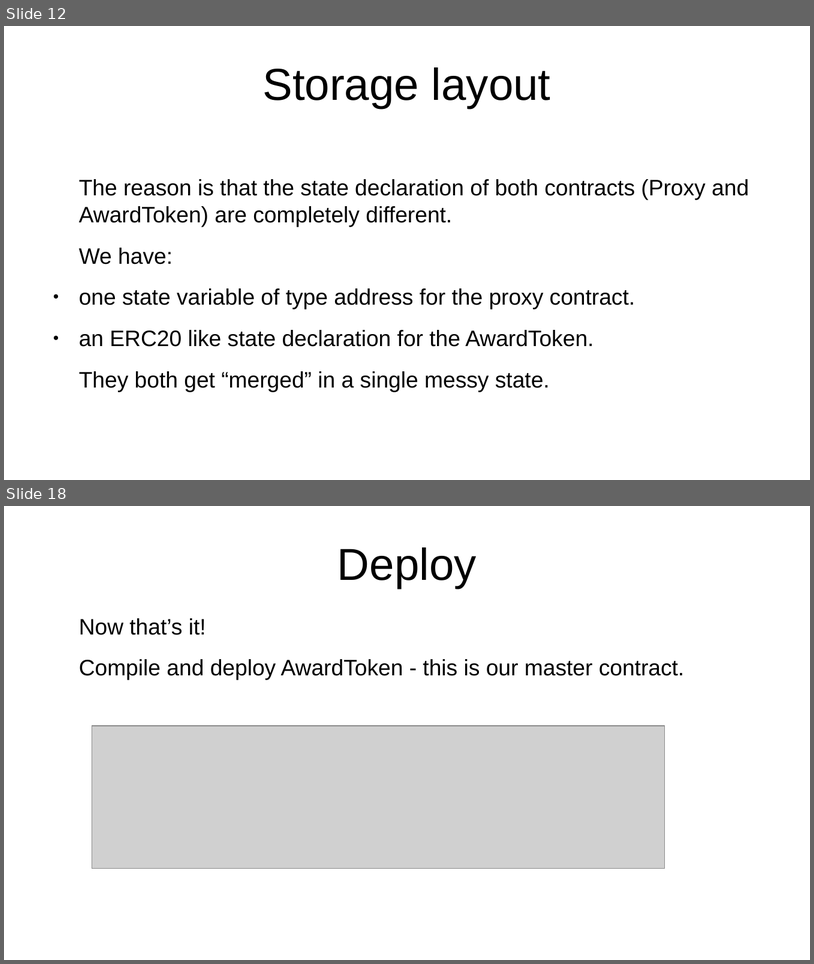
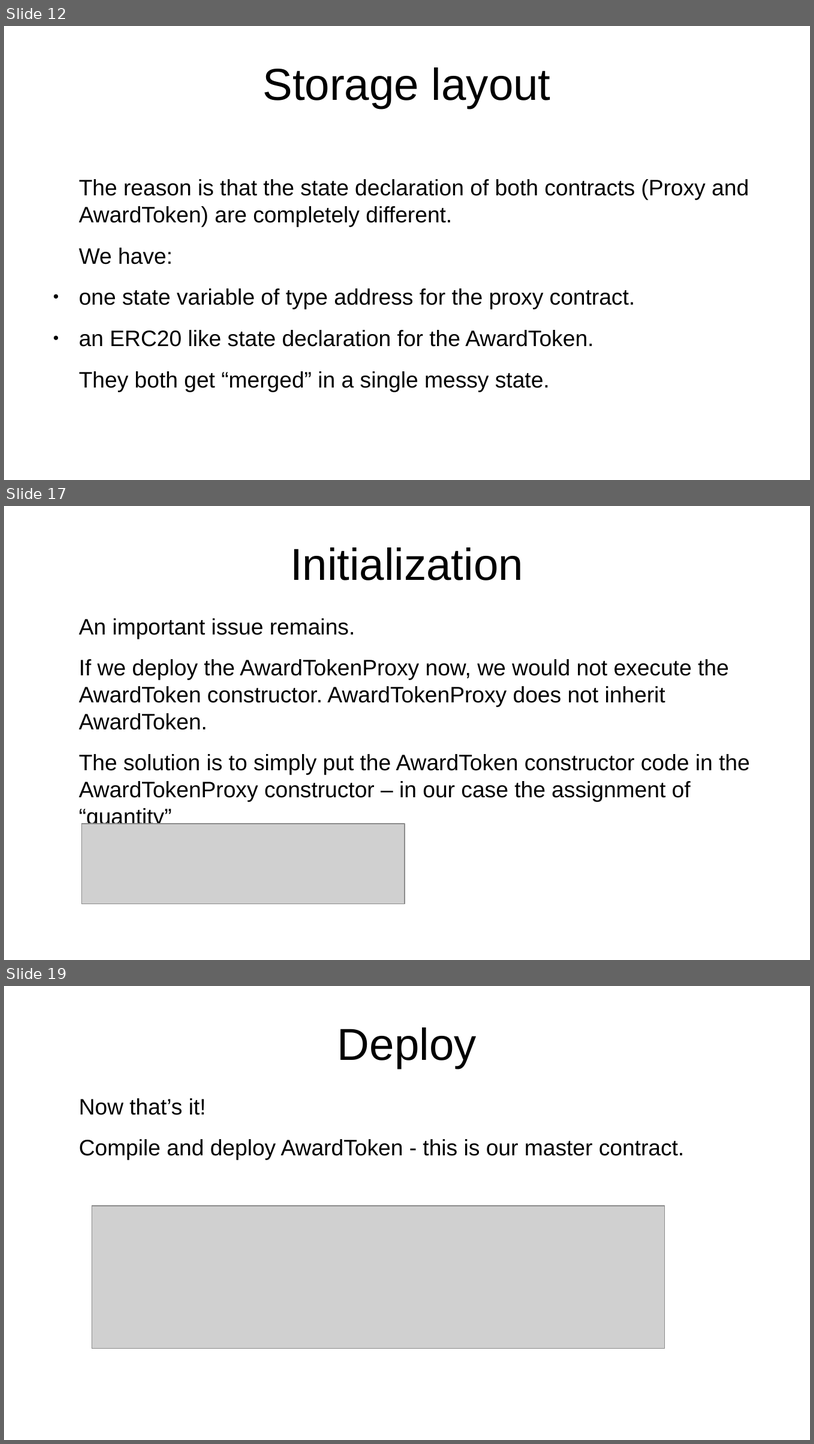
Before and after one commit to ethereum/remix-workshops, a slide deck: proxyContractAwardToken/ProxyContract.odp. Shown one above the other, each under a label of ours: slides 12 and 18 before the commit, slides 12, 17 and 19 after it; the slides between them are not shown. The pictures are 814x964 and 814x1444 pixels, drawn with LibreOffice and Linux fonts; fonts in the diff are those of the drawing; grey boxes stand for pictures. Boxes give left, top, right and bottom in pixels: in the first picture for what was removed or moved away, otherwise in the second. Text is boxed around its words. In the diff, an @@ line names an element or a change of style, - is before the commit and + after.

```diff
--- a/proxyContractAwardToken/ProxyContract.odp
+++ b/proxyContractAwardToken/ProxyContract.odp
@@ slide 17 added at [4,506,810,960], background #FFFFFF @@
@@ title added at [290,547,524,580], 44 pt, text #000000 @@
+Initialization
@@ text added at [79,618,750,828], 22 pt, text #000000 @@
+An important issue remains.
+If we deploy the AwardTokenProxy now, we would not execute the AwardToken constructor. AwardTokenProxy does not inherit AwardToken.
+The solution is to simply put the AwardToken constructor code in the AwardTokenProxy constructor – in our case the assignment of “quantity”
@@ picture added at [81,823,405,903] @@
@@ what was slide 18 is now slide 19 @@
```
Also in this commit, not shown: 12 slides changed, 1 other slide added, 14 other files.
